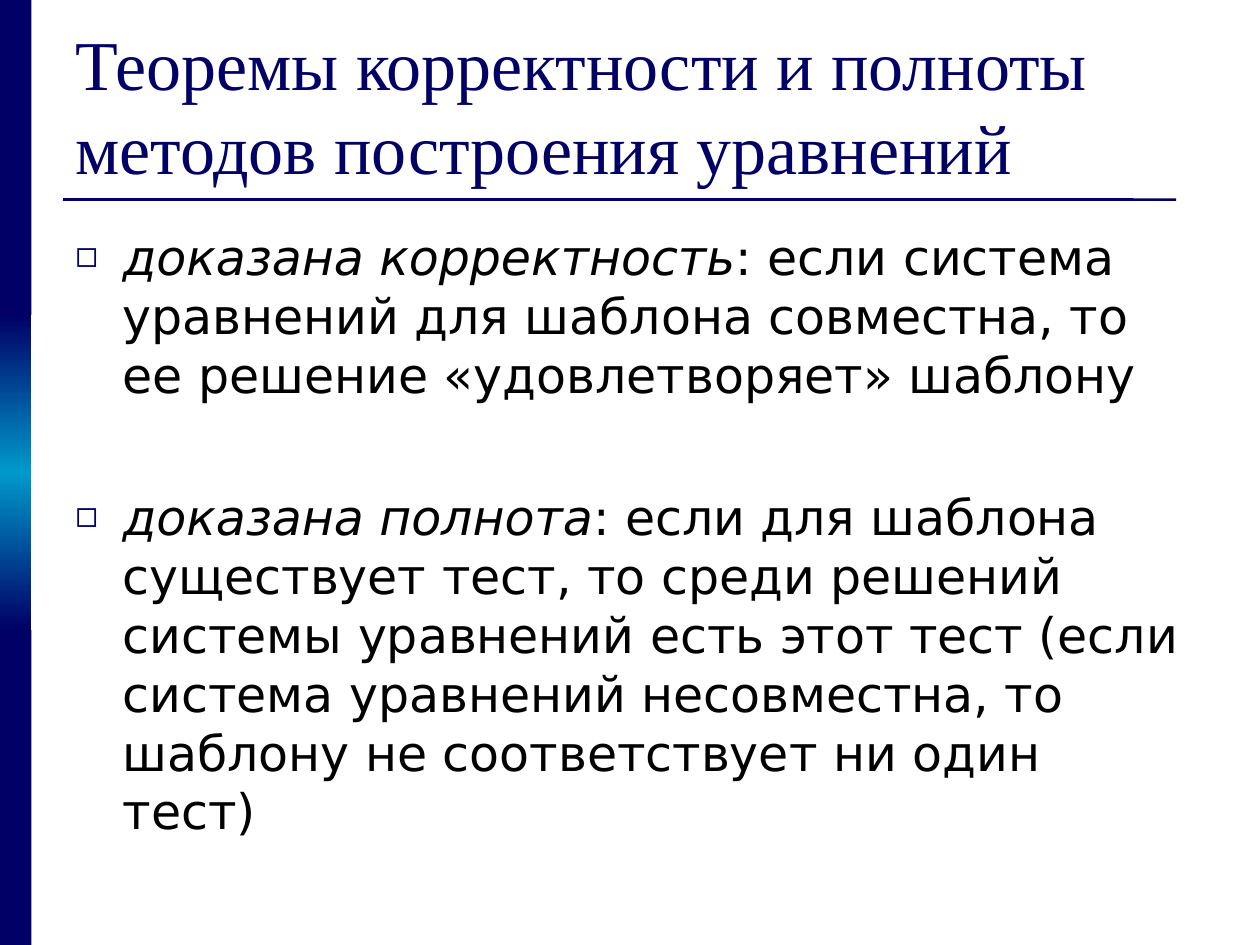
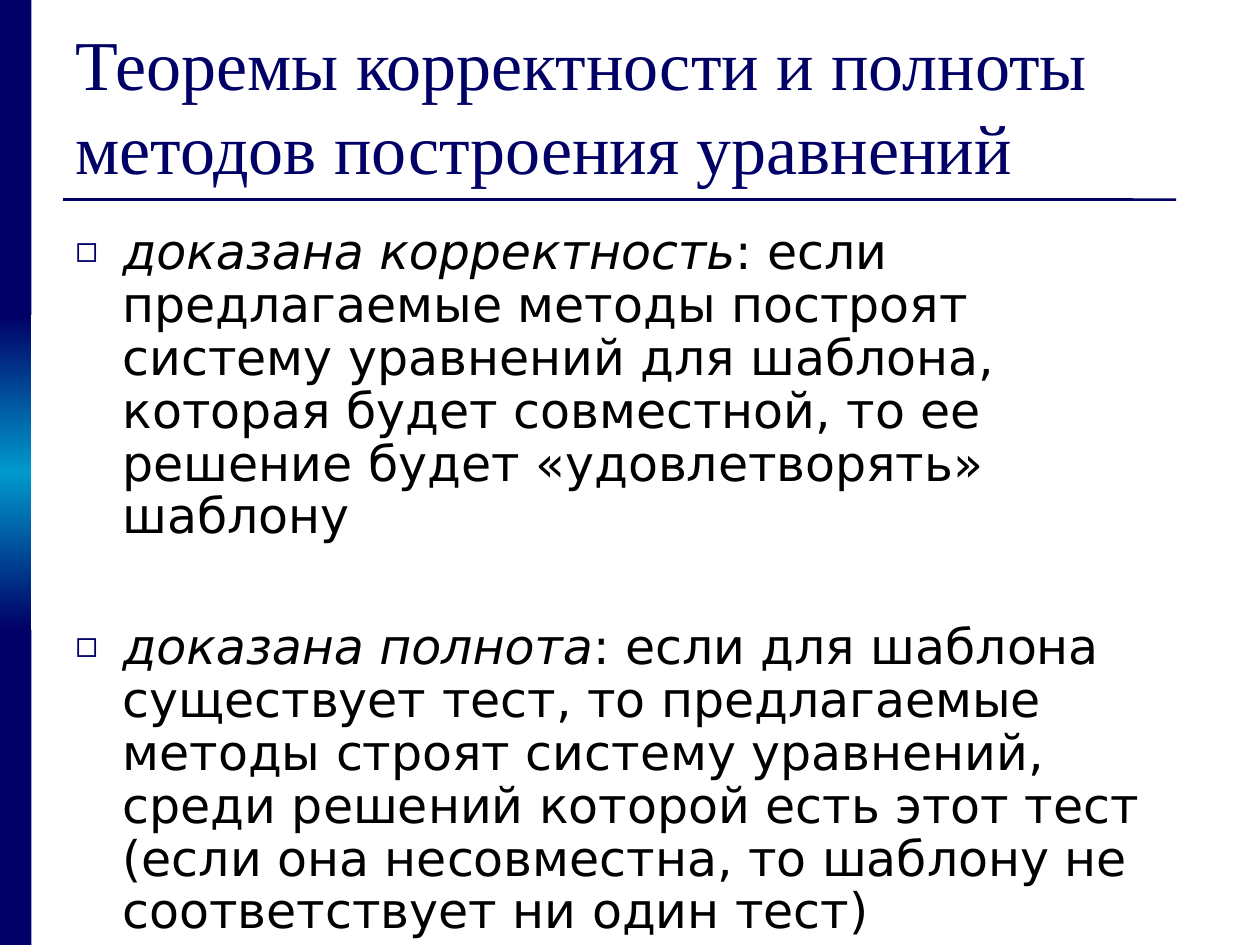
Before and after one commit to kornevgen/tesla-project, a slide deck: slide 23 of papers/THESIS/talks/pred/prethesis9.ppt (slide 15 before the commit). Drawn at 1260x945 pixels with LibreOffice and Linux fonts; fonts in the diff are those of the drawing. Boxes give left, top, right and bottom in pixels: in the first picture for what was removed or moved away, otherwise in the second. Text is boxed around its words. In the diff, an @@ line names an element or a change of style, - is before the commit and + after.

```diff
--- a/papers/THESIS/talks/pred/prethesis9.ppt
+++ b/papers/THESIS/talks/pred/prethesis9.ppt
@@ text at (123, 241, 1139, 939): text changed @@
-◻ доказана корректность: если система уравнений для шаблона совместна, то ее решение «удовлетворяет» шаблону
-◻ доказана полнота: если для шаблона существует тест, то среди решений системы уравнений есть этот тест (если система уравнений несовместна, то шаблону не соответствует ни один тест)
+◻ доказана корректность: если предлагаемые методы построят систему уравнений для шаблона, которая будет совместной, то ее решение будет «удовлетворять» шаблону
+◻ доказана полнота: если для шаблона существует тест, то предлагаемые методы строят систему уравнений, среди решений которой есть этот тест (если она несовместна, то шаблону не соответствует ни один тест)
```
Also in this commit, not shown: 16 other slides changed, 9 slides added.
